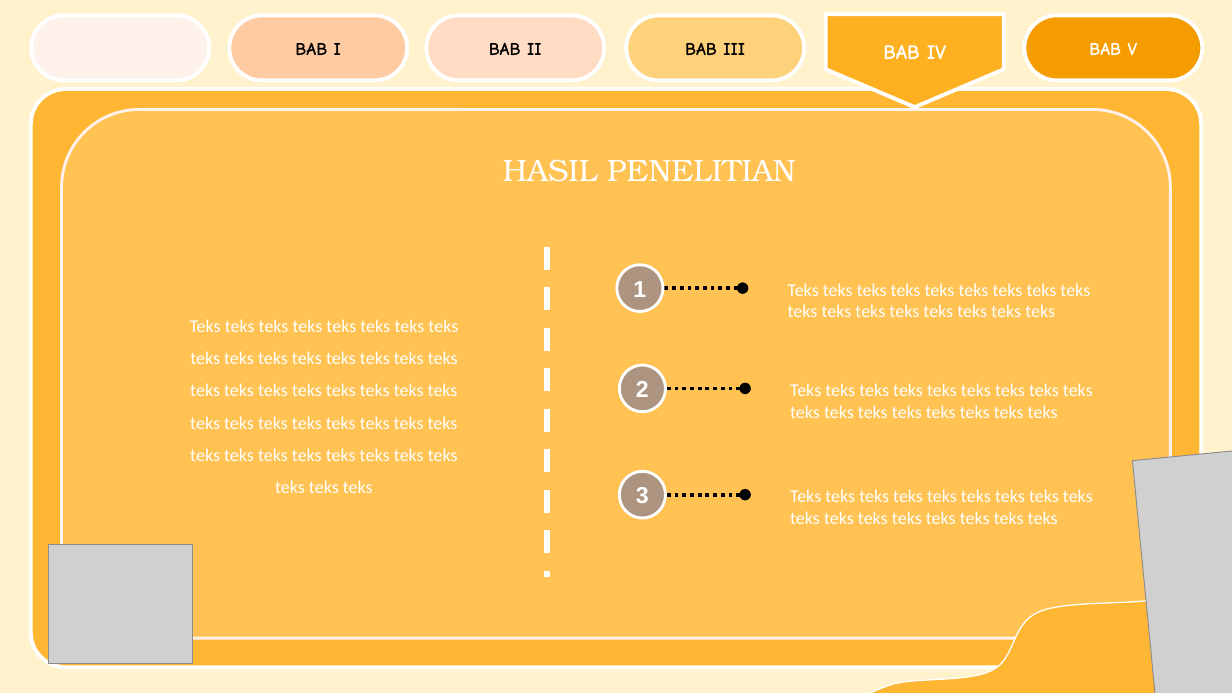
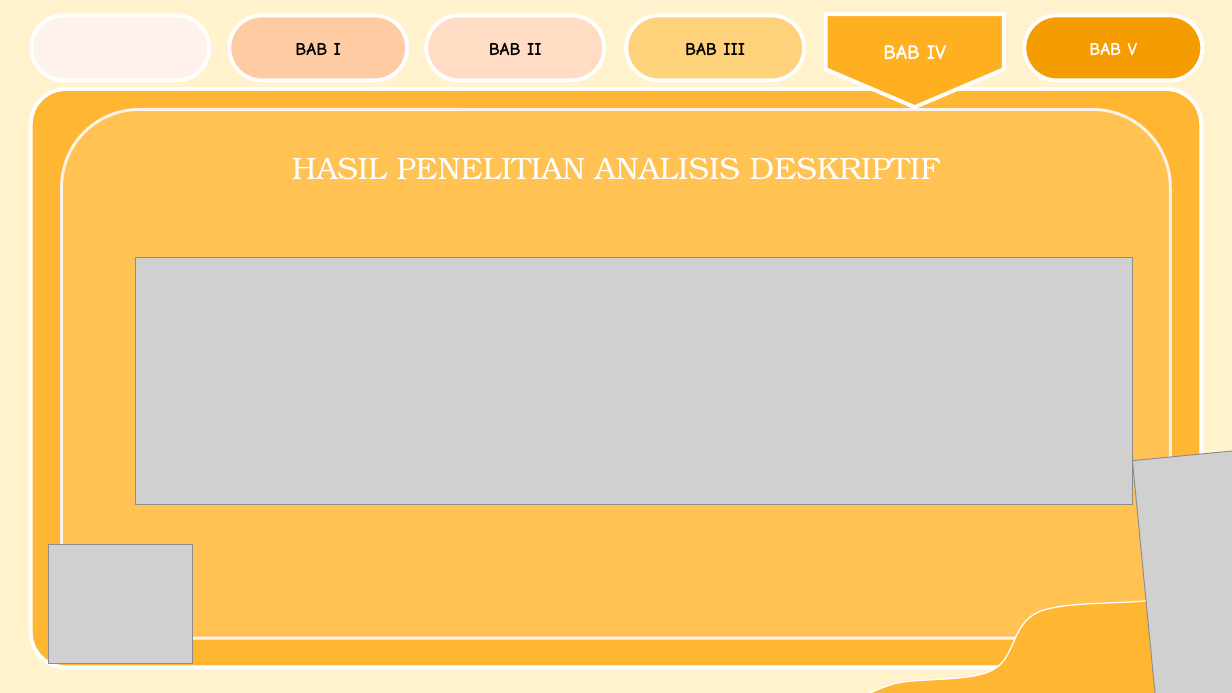
Before and after one commit to milanafsah31/skripsi, a slide deck: slide 7 of PPT SKRIPSI MILANAFSAH DZAHIRA.pptx (slide 15 before the commit). Drawn at 1232x693 pixels with LibreOffice and Linux fonts; fonts in the diff are those of the drawing; grey boxes stand for pictures; background and template pictures are left out. Boxes give left, top, right and bottom in pixels: in the first picture for what was removed or moved away, otherwise in the second. Text is boxed around its words. In the diff, an @@ line names an element or a change of style, - is before the commit and + after.

```diff
--- a/PPT SKRIPSI MILANAFSAH DZAHIRA.pptx
+++ b/PPT SKRIPSI MILANAFSAH DZAHIRA.pptx
@@ text at (292,157,940,180): text changed @@
-HASIL PENELITIAN
+HASIL PENELITIAN ANALISIS DESKRIPTIF
@@ picture added at (135,257,1132,505) @@
@@ line removed from (547, 247) to (547, 577) @@
@@ ellipse removed at (617,265,664,311) @@
-1
@@ arrow removed from (640, 288) to (743, 288) @@
@@ text removed at (788,283,1090,317) @@
-Teks teks teks teks teks teks teks teks teks teks teks teks teks teks teks teks teks
@@ text removed at (190,319,458,493) @@
-Teks teks teks teks teks teks teks teks teks teks teks teks teks teks teks teks teks teks teks teks teks teks teks teks teks teks teks teks teks teks teks teks teks teks teks teks teks teks teks teks teks teks teks
@@ ellipse removed at (619,365,665,411) @@
-2
@@ arrow removed from (642, 388) to (745, 388) @@
@@ text removed at (790,383,1093,418) @@
-Teks teks teks teks teks teks teks teks teks teks teks teks teks teks teks teks teks
@@ ellipse removed at (619,471,665,518) @@
-3
@@ arrow removed from (642, 494) to (745, 494) @@
@@ text removed at (790,489,1093,524) @@
-Teks teks teks teks teks teks teks teks teks teks teks teks teks teks teks teks teks
```
Also in this commit, not shown: 7 other slides changed, 14 slides added, 11 slides removed, 1 other file.
